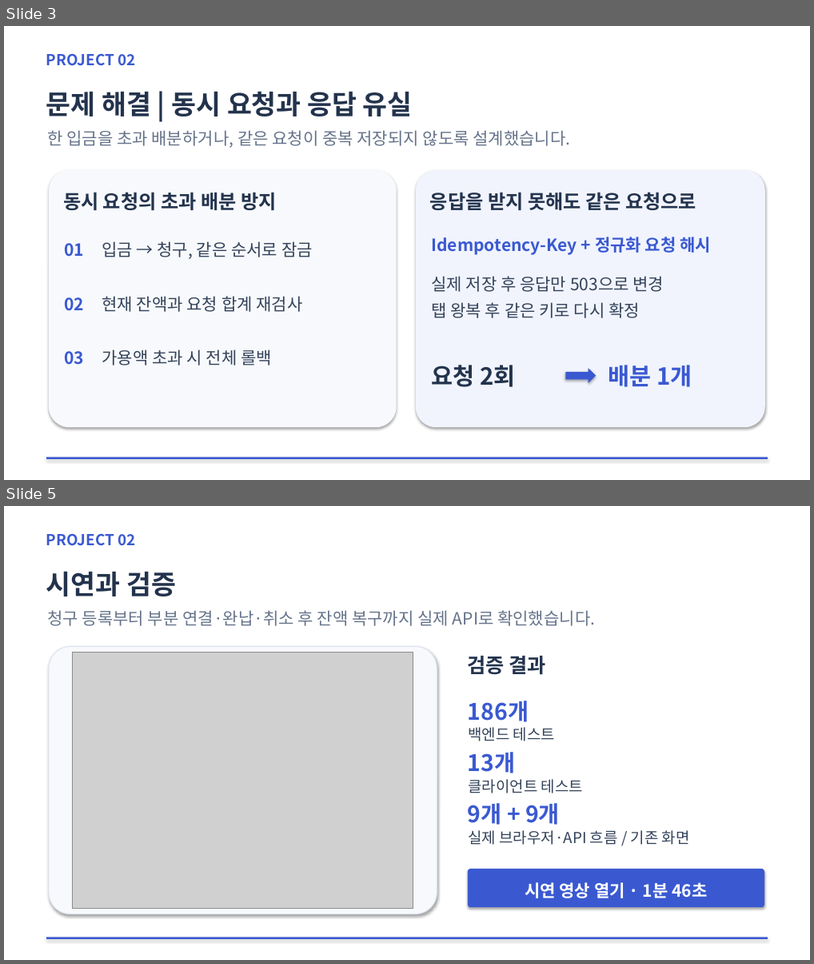
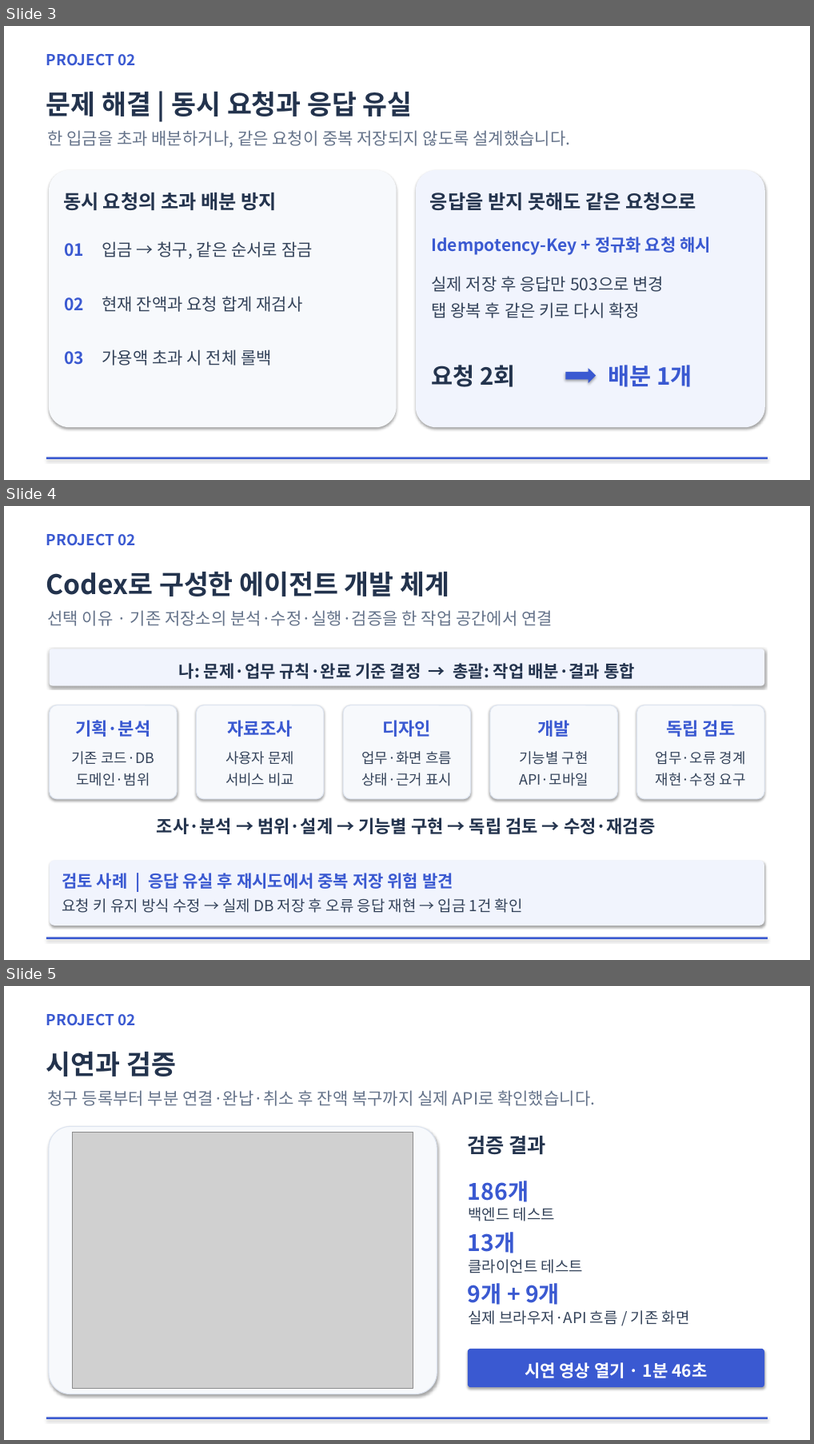
Before and after one commit to yeeunkim7/smallbiz-accounting-backend, a slide deck: docs/portfolio/chagok-project.pptx. Shown one above the other, each under a label of ours: slides 3 and 5 before the commit, slides 3, 4 and 5 after it; the slides between them are not shown. The pictures are 814x964 and 814x1444 pixels, drawn with LibreOffice and Linux fonts; fonts in the diff are those of the drawing; grey boxes stand for pictures. Boxes give left, top, right and bottom in pixels: in the first picture for what was removed or moved away, otherwise in the second. Text is boxed around its words. In the diff, an @@ line names an element or a change of style, - is before the commit and + after.

Commit message:
문서: Codex 선택 배경과 에이전트 개발 체계 정리

```diff
--- a/docs/portfolio/chagok-project.pptx
+++ b/docs/portfolio/chagok-project.pptx
@@ slide 4 added at box(4, 506, 810, 960), background #FFFFFF @@
@@ text added at box(46, 533, 135, 546), 18 pt, text #3A59D1, bold @@
+PROJECT 02
@@ text added at box(46, 571, 450, 596), 32 pt, text #23334D, bold @@
+Codex로 구성한 에이전트 개발 체계
@@ text added at box(47, 610, 553, 626), 20 pt, text #65738A @@
+선택 이유 · 기존 저장소의 분석·수정·실행·검증을 한 작업 공간에서 연결
@@ rounded rectangle added at box(50, 648, 765, 686), fill #F1F4FD @@
@@ text added at box(179, 663, 635, 679), 20 pt, text #23334D, bold @@
+나: 문제·업무 규칙·완료 기준 결정 → 총괄: 작업 배분·결과 통합
@@ rounded rectangle added at box(50, 705, 177, 799), fill #F7F9FC, outline #DDE4F0 1 pt @@
@@ text added at box(75, 720, 150, 736), 21 pt, text #3A59D1, bold @@
+기획·분석
@@ rounded rectangle added at box(196, 705, 324, 799), fill #F7F9FC, outline #DDE4F0 1 pt @@
@@ text added at box(228, 720, 293, 736), 21 pt, text #3A59D1, bold @@
+자료조사
@@ rounded rectangle added at box(343, 705, 471, 799), fill #F7F9FC, outline #DDE4F0 1 pt @@
@@ text added at box(382, 720, 431, 736), 21 pt, text #3A59D1, bold @@
+디자인
@@ rounded rectangle added at box(490, 705, 618, 799), fill #F7F9FC, outline #DDE4F0 1 pt @@
@@ text added at box(538, 720, 570, 736), 21 pt, text #3A59D1, bold @@
+개발
@@ rounded rectangle added at box(638, 705, 765, 799), fill #F7F9FC, outline #DDE4F0 1 pt @@
@@ text added at box(666, 720, 736, 736), 21 pt, text #3A59D1, bold @@
+독립 검토
@@ text added at box(71, 751, 154, 786), 17 pt, text #34435A @@
+기존 코드·DB
+도메인·범위
@@ text added at box(226, 751, 294, 786), 17 pt, text #34435A @@
+사용자 문제
+서비스 비교
@@ text added at box(362, 751, 452, 786), 17 pt, text #34435A @@
+업무·화면 흐름
+상태·근거 표시
@@ text added at box(519, 751, 589, 786), 17 pt, text #34435A @@
+기능별 구현
+API·모바일
@@ text added at box(656, 751, 746, 786), 17 pt, text #34435A @@
+업무·오류 경계
+재현·수정 요구
@@ text added at box(157, 817, 656, 834), 21 pt, text #23334D, bold @@
+조사·분석 → 범위·설계 → 기능별 구현 → 독립 검토 → 수정·재검증
@@ rounded rectangle added at box(50, 860, 765, 925), fill #F1F4FD @@
@@ text added at box(62, 872, 454, 888), 20 pt, text #3A59D1, bold @@
+검토 사례 | 응답 유실 후 재시도에서 중복 저장 위험 발견
@@ text added at box(62, 898, 523, 912), 18 pt, text #34435A @@
+요청 키 유지 방식 수정 → 실제 DB 저장 후 오류 응답 재현 → 입금 1건 확인
@@ rectangle added at box(46, 936, 768, 939), fill #3A59D1 @@
```
Also in this commit, not shown: 1 slide removed, 5 other files.
